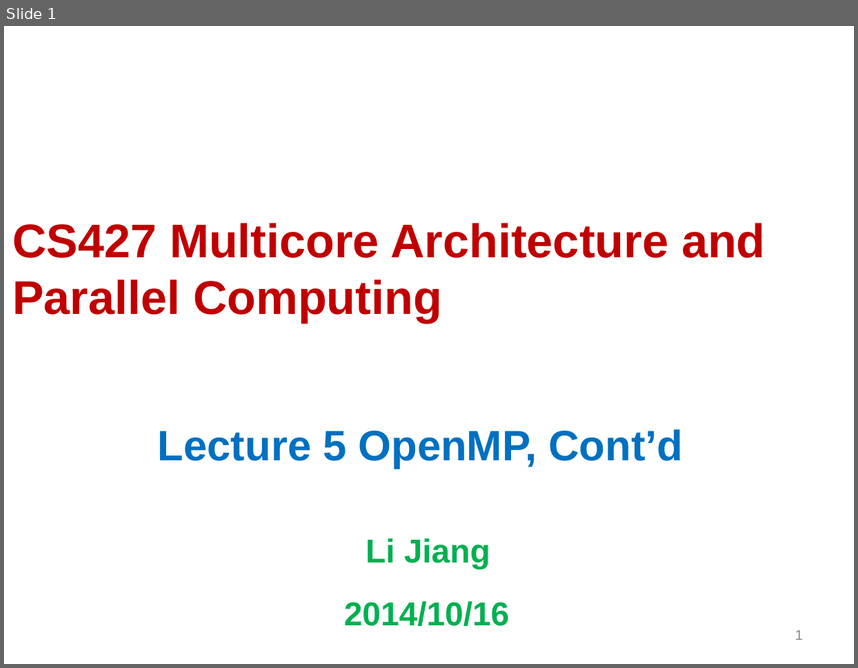
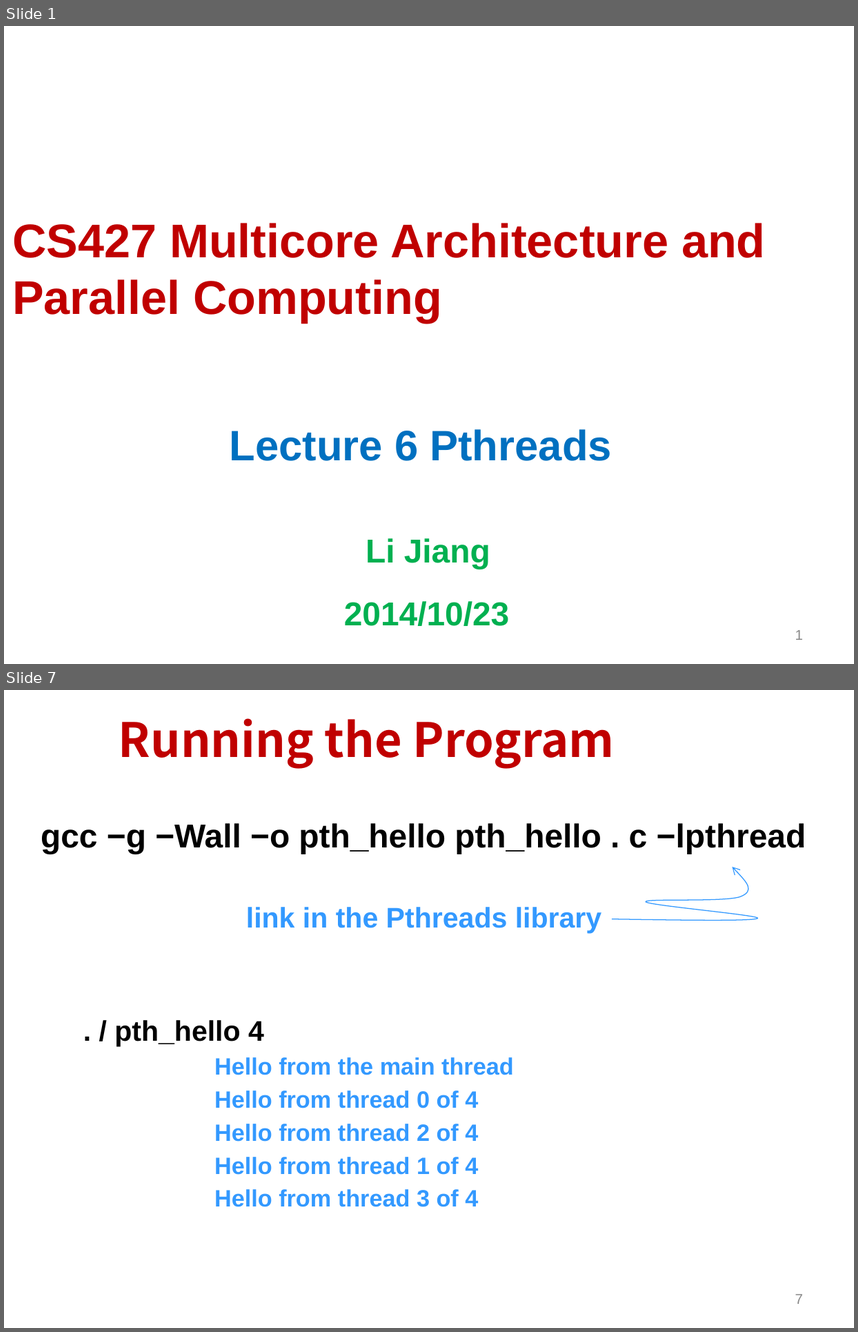
Before and after one commit to Tevic/CS427, a slide deck: files/Lecture05.pptx. Shown one above the other, each under a label of ours: slide 1 before the commit, slides 1 and 7 after it; the slides between them are not shown. The pictures are 858x668 and 858x1332 pixels, drawn with LibreOffice and Linux fonts; fonts in the diff are those of the drawing; background and template pictures are left out. Boxes give left, top, right and bottom in pixels: in the first picture for what was removed or moved away, otherwise in the second. Text is boxed around its words. In the diff, an @@ line names an element or a change of style, - is before the commit and + after.

```diff
--- a/files/Lecture05.pptx
+++ b/files/Lecture05.pptx
@@ slide 7 added at (4,690,854,1328), background #FFFFFF @@
@@ title added at (119,718,614,769), 40 pt, text #C00000, bold @@
+Running the Program
@@ text added at (41,823,806,854), 28 pt, text #000000, bold @@
+gcc −g −Wall −o pth_hello pth_hello . c −lpthread
@@ freeform shape added at (612,867,763,921), outline #3399FF 0.75 pt @@
@@ text added at (246,907,602,934), 24 pt, text #3399FF, bold @@
+link in the Pthreads library
@@ text added at (114,1020,264,1046), 24 pt, text #000000, bold @@
+. / pth_hello 4
@@ text added at (214,1057,514,1207), 20 pt, text #3399FF, bold @@
+Hello from the main thread
+Hello from thread 0 of 4
+Hello from thread 2 of 4
+Hello from thread 1 of 4
+Hello from thread 3 of 4
@@ page number added at (795,1294,803,1303), 12 pt, text #898989 @@
+7
@@ slide 1 changed as well @@
@@ subtitle at (230,429,611,461): text changed @@
-Lecture 5 OpenMP, Cont’d
+Lecture 6 Pthreads
@@ subtitle at (344,601,510,626): text changed @@
-2014/10/16
+2014/10/23
```
Also in this commit, not shown: 1 other slide changed, 48 other slides added, 43 slides removed, 15 other files.
